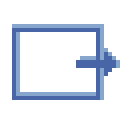
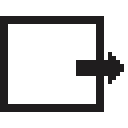
Before/after of a 128×128 layered artwork. What changed in the layer stack:
added layer "tool" above "Layer" over [0, 16, 124, 112]
hid "Layer", painted on it over [12, 24, 120, 100]
